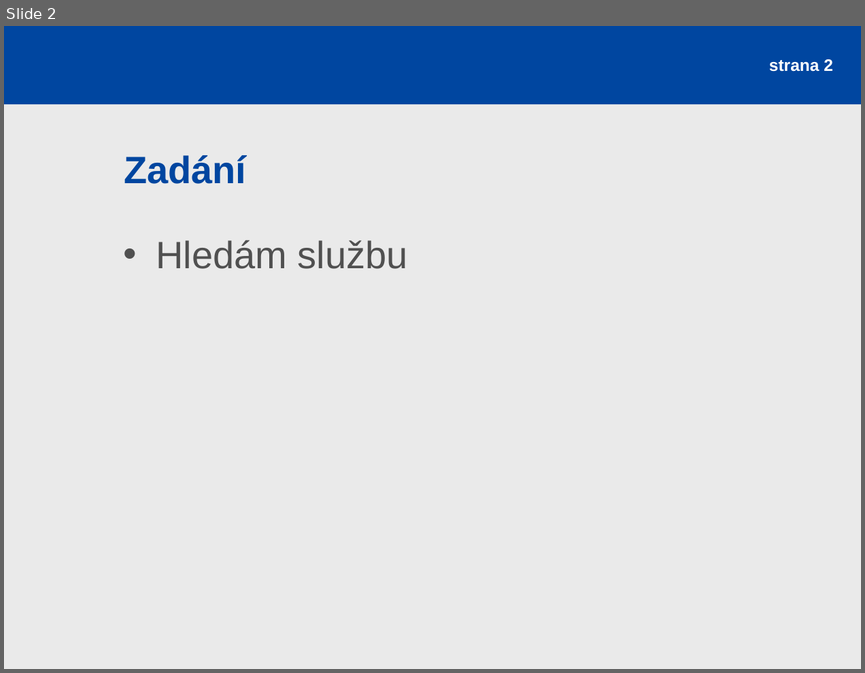
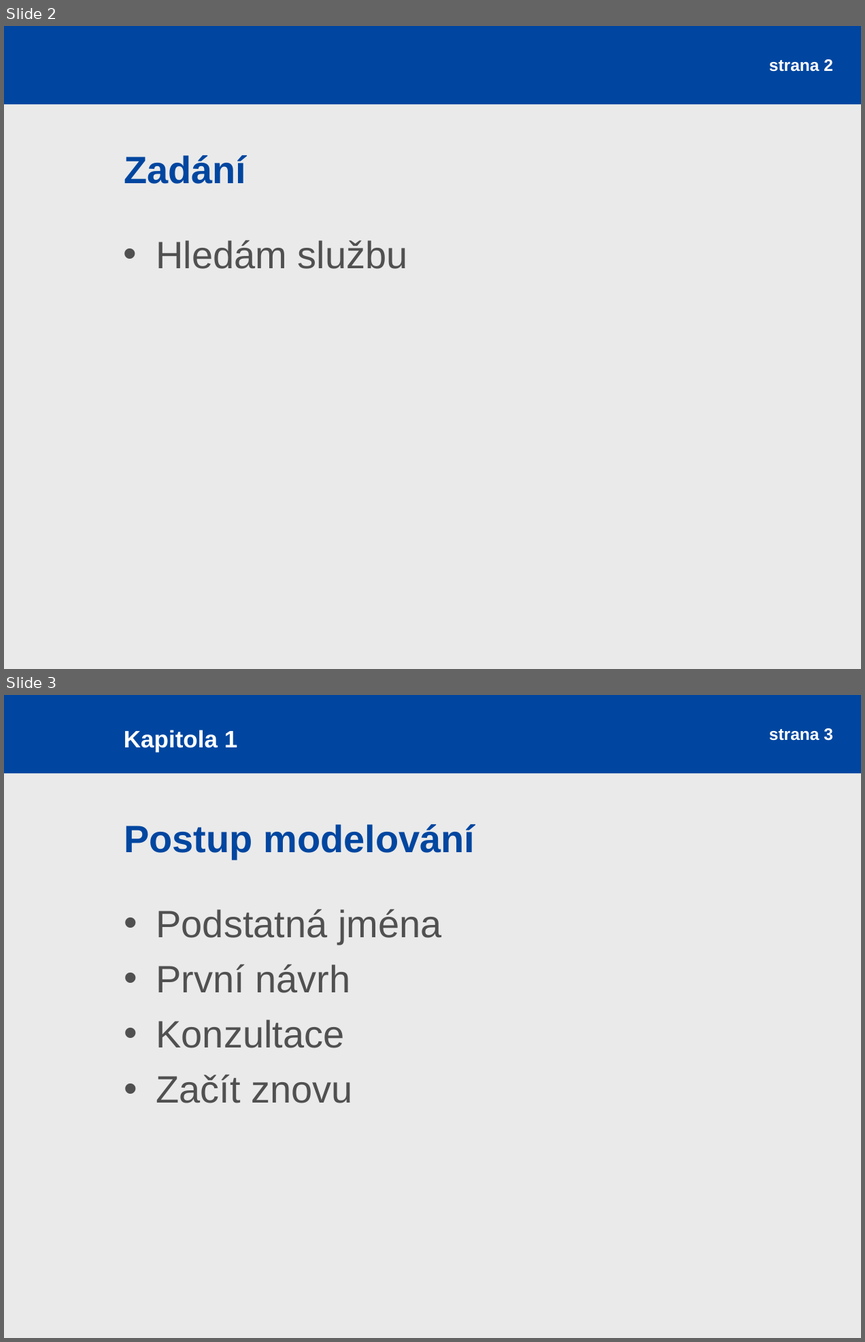
Before and after one commit to rajzik/databaze, a slide deck: prezentace.ppt. Shown one above the other, each under a label of ours: slide 2 before the commit, slides 2 and 3 after it. The pictures are 865x673 and 865x1342 pixels, drawn with LibreOffice and Linux fonts; fonts in the diff are those of the drawing. Boxes give left, top, right and bottom in pixels: in the first picture for what was removed or moved away, otherwise in the second. Text is boxed around its words. In the diff, an @@ line names an element or a change of style, - is before the commit and + after.

```diff
--- a/prezentace.ppt
+++ b/prezentace.ppt
@@ slide 3 added at (4,695,861,1338), background #EAEAEA; not listed: 1 template element that a slide beside it also shows @@
@@ text added at (124,730,237,752), 20 pt, text #FFFFFF, bold @@
+Kapitola 1
@@ page number added at (769,728,833,741), 14 pt, text #FFFFFF, bold @@
+strana 3
@@ title added at (124,824,475,859), 32 pt, text #0046A0, bold @@
+Postup modelování
@@ text added at (156,909,442,1103), 32 pt, text #505050 @@
+• Podstatná jména
+• První návrh
+• Konzultace
+• Začít znovu
```
Also in this commit, not shown: 2 slides changed, 7 other slides added, 2 slides removed, 9 other files.
